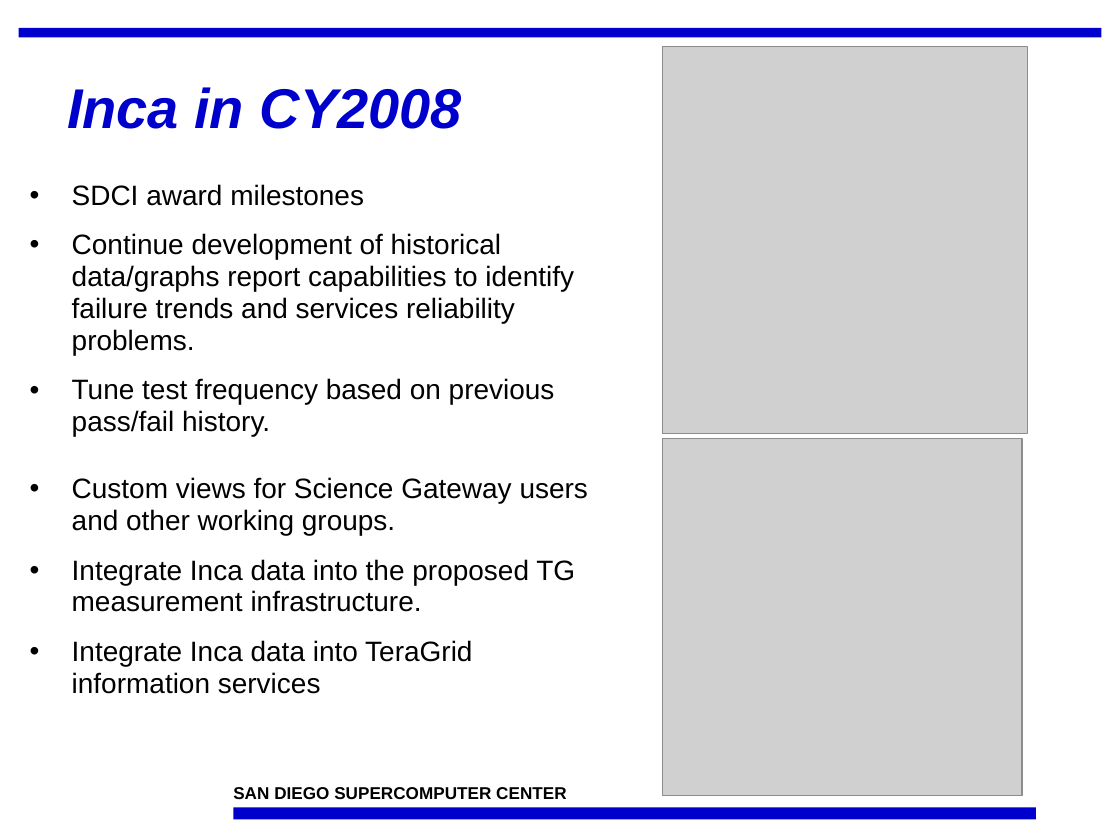
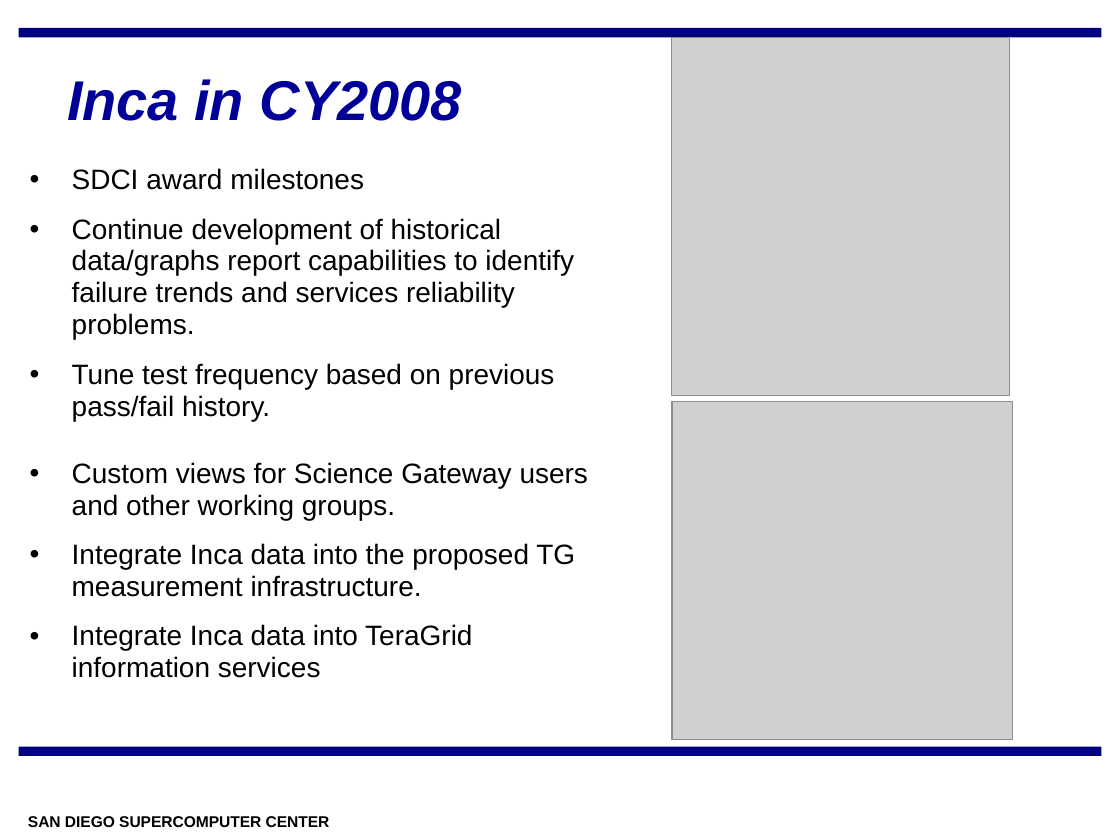
Before and after one commit to IncaProject/inca-xsede, a slide deck: slide 6 of talks/inca-nsf_02-08.ppt. Drawn at 1120x840 pixels with LibreOffice and Linux fonts; fonts in the diff are those of the drawing; grey boxes stand for pictures; background and template pictures are left out. Boxes give left, top, right and bottom in pixels: in the first picture for what was removed or moved away, otherwise in the second. Text is boxed around its words. In the diff, an @@ line names an element or a change of style, - is before the commit and + after.

```diff
--- a/talks/inca-nsf_02-08.ppt
+++ b/talks/inca-nsf_02-08.ppt
@@ rectangle at (19,28,1102,37): fill #0000CC to #000080 @@
@@ title "Inca in CY2008": place and size @@
-title "Inca in CY2008" at (67,87,462,129)
+title "Inca in CY2008" at (67,79,462,121)
@@ title "Inca in CY2008" at (67,79,462,121): text colour #0000CC to #000099; line spacing 0.9 to 0.95 @@
@@ picture: place and size @@
-picture at (663,47,1028,433)
+picture at (671,37,1009,395)
@@ text "SDCI award milestones": place and size @@
-text "SDCI award milestones" at (72,184,588,694)
+text "SDCI award milestones" at (72,168,588,678)
@@ picture: place and size @@
-picture at (663,439,1023,795)
+picture at (672,401,1012,739)
@@ rectangle added at (19,747,1102,756), fill #000080 @@
@@ rectangle removed at (233,808,1036,820) @@
@@ text "SAN DIEGO SUPERCOMPUTER CENTER": place and size @@
-text "SAN DIEGO SUPERCOMPUTER CENTER" at (233,787,566,799)
+text "SAN DIEGO SUPERCOMPUTER CENTER" at (28,816,330,827)
@@ text "SAN DIEGO SUPERCOMPUTER CENTER" at (28,816,330,827): size 11 to 10 pt @@
```
Also in this commit, not shown: 5 other slides changed.
